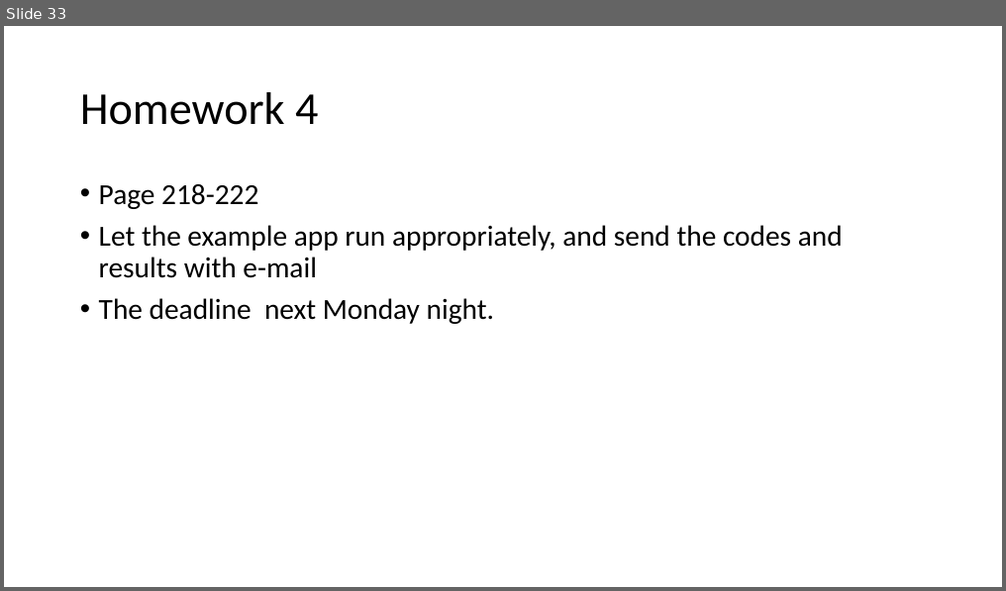
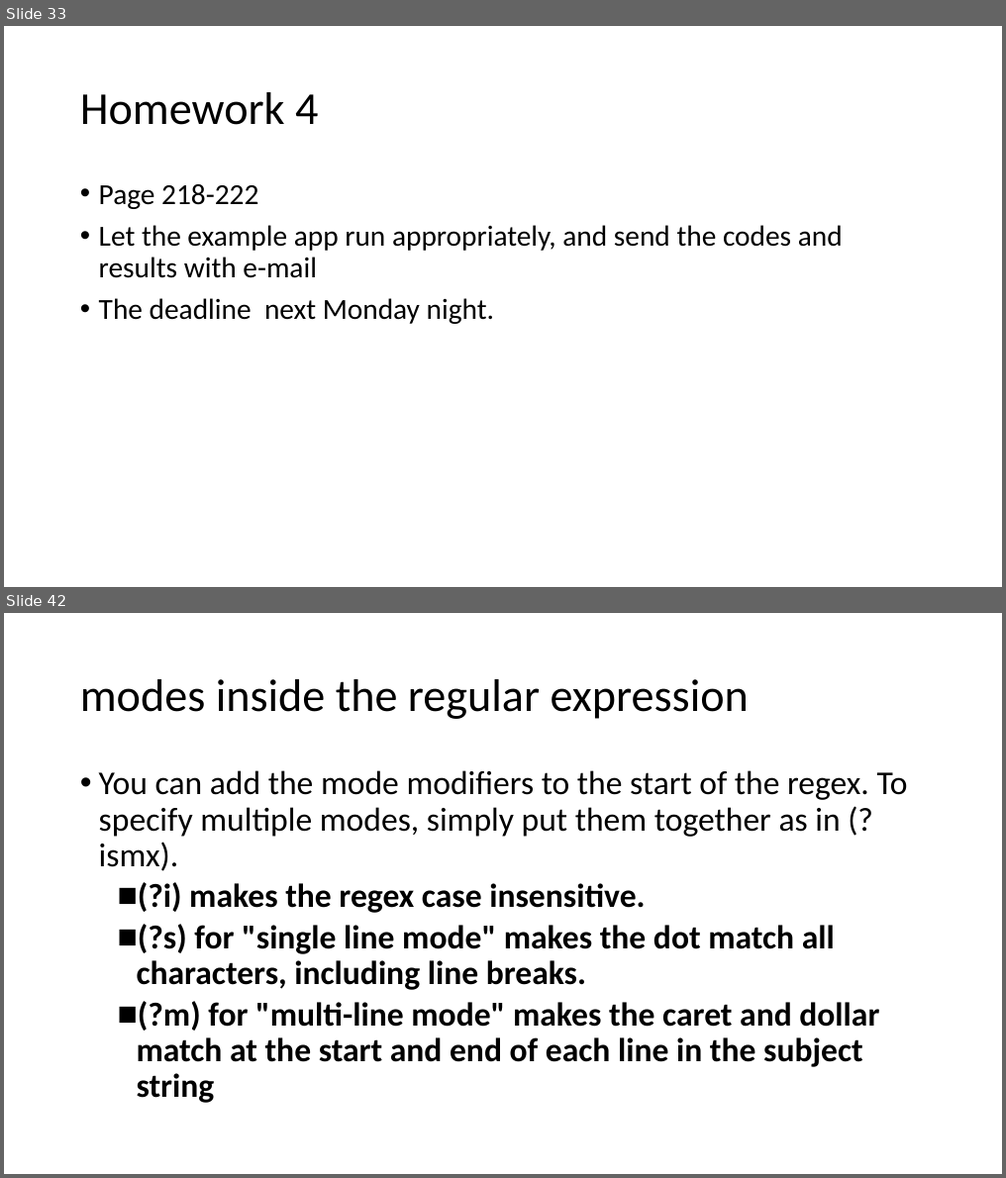
Before and after one commit to tanglw2020/android-class, a slide deck: android activity and intent.pptx. Shown one above the other, each under a label of ours: slide 33 before the commit, slides 33 and 42 after it; the slides between them are not shown. The pictures are 1006x591 and 1006x1178 pixels, drawn with LibreOffice and Linux fonts; fonts in the diff are those of the drawing. Boxes give left, top, right and bottom in pixels: in the first picture for what was removed or moved away, otherwise in the second. Text is boxed around its words. In the diff, an @@ line names an element or a change of style, - is before the commit and + after.

```diff
--- a/android activity and intent.pptx
+++ b/android activity and intent.pptx
@@ slide 42 added at <box>4,613,1002,1174</box>, background #FFFFFF @@
@@ title added at <box>80,679,748,719</box>, 44 pt, text #000000 @@
+modes inside the regular expression
@@ text added at <box>99,770,908,1103</box>, 32 pt, text #000000, bold @@
+• You can add the mode modifiers to the start of the regex. To specify multiple modes, simply put them together as in (?ismx).
+  ■ (?i) makes the regex case insensitive.
+  ■ (?s) for "single line mode" makes the dot match all characters, including line breaks.
+  ■ (?m) for "multi-line mode" makes the caret and dollar match at the start and end of each line in the subject string
```
Also in this commit, not shown: 1 slide changed, 14 other slides added, 1 other file.
